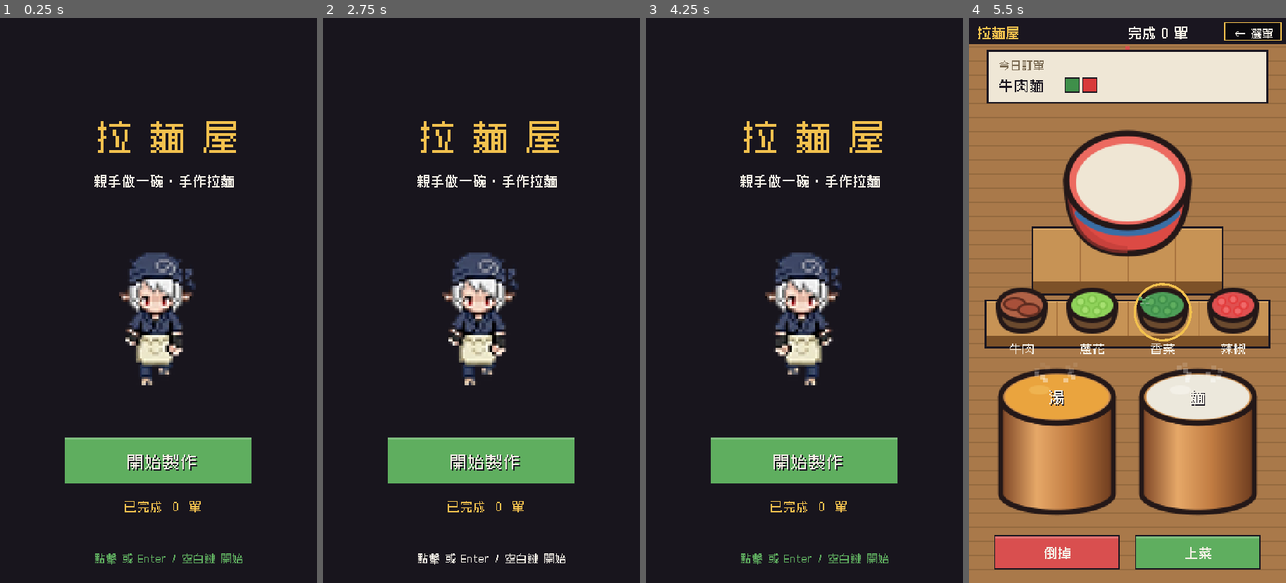
Above: before the commit, frames 1-4 (left to right).
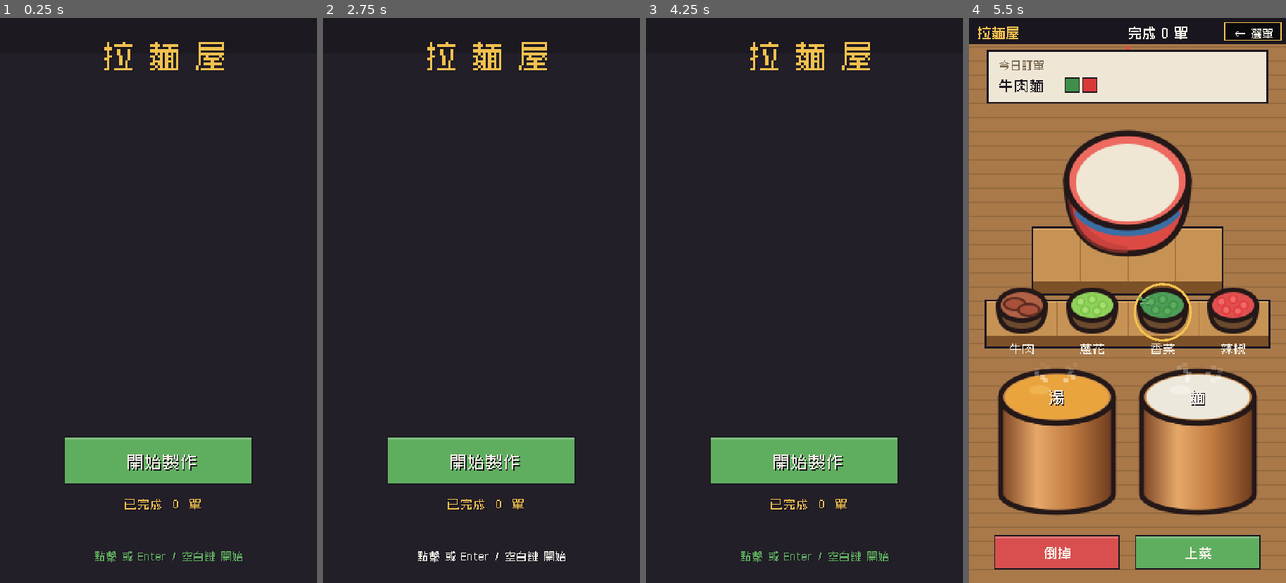
Above: after the commit, the same moments.

Repository: meloalright/ramen-ya
Game: Godot game, scene res://scenes/Menu.tscn
The game is run twice, just before and just after one commit, with the same random seed, the same clock (stepped at 60 frames per second) and the same inputs.
Inputs (mouse positions are in pixels of both pictures, inside the frame that each line leads up to):
- Up to frame 1 (0.25 s): no input
- Up to frame 2 (2.75 s): tap Enter at 0.5 s; move the mouse to (551, 272) at 0.52 s; hold D 0.53-1.25 s; tap M at 0.6, 2.1 s; click (551, 272) at 0.67 s; tap Space at 0.77, 1.25 s; tap E at 0.8, 2.3 s; drag from (418, 328) to (465, 413) at 1.27 s; move the mouse to (513, 176) at 2.02 s; hold D from 2.03 s (still down)
- Up to frame 3 (4.25 s): release D at 2.75 s; drag from (788, 413) to (709, 215) at 2.77 s; tap Enter at 3.5, 3.6 s; move the mouse to (899, 385) at 3.52 s; hold A from 3.53 s (still down); tap Space at 3.77 s; tap E at 3.8 s; tap Escape at 4.15 s
- Up to frame 4 (5.5 s): release A at 4.25 s; drag from (1032, 215) to (1079, 159) at 4.27 s; move the mouse to (1143, 300) at 5.02 s; hold S from 5.03 s (still down); tap E at 5.1 s; click (1143, 300) at 5.17 s

The runs differ from the first frame. In frame 1, 5.4% of the frame differs, in the area x 29-77%, y 4-97%; in frame 2, 5.4%; in frame 3, 5.4%; in frame 4, nothing differs.

Commit message:
feat(menu): replace the cover with a real cashier counter scene
New cashier.png backdrop — noren shop sign, paper lanterns, a hanging
menu/price board, a wooden counter with a cash register and a maneki-neko
lucky cat. Menu now uses it as the full cover: shop name on the noren, start
button + progress on the counter front; dropped the old chef + stall backdrop.

Co-Authored-By: Claude Opus 4.8 (1M context) <noreply@anthropic.com>

Diff:
--- a/scripts/Menu.gd
+++ b/scripts/Menu.gd
@@ -32,7 +32,9 @@
 	font = _make_font()
 	if ResourceLoader.exists("res://assets/chef_sheet.png"):
 		chef_tex = load("res://assets/chef_sheet.png")
-	if ResourceLoader.exists("res://assets/env/ramen_stall.png"):
+	if ResourceLoader.exists("res://assets/env/cashier.png"):
+		stall_tex = load("res://assets/env/cashier.png")
+	elif ResourceLoader.exists("res://assets/env/ramen_stall.png"):
 		stall_tex = load("res://assets/env/ramen_stall.png")
 	if Game.has_save():
 		Game.load_game()        # pre-load so the menu can show the saved coins
@@ -74,25 +76,19 @@
 # =====================================================================
 func _draw() -> void:
 	draw_rect(Rect2(0, 0, W, H), COL_BG)
-	# stall art as a faint full-width backdrop
+	# the cashier counter as the full cover (art is exactly 2x the menu size)
 	if stall_tex != null:
-		var sw := float(W)
-		var sh := sw * stall_tex.get_height() / float(stall_tex.get_width())
-		draw_texture_rect(stall_tex, Rect2(0, (H - sh) / 2.0, sw, sh), false, Color(1, 1, 1, 0.4))
-	draw_rect(Rect2(0, 0, W, H), Color(0.07, 0.06, 0.09, 0.62))
+		draw_texture_rect(stall_tex, Rect2(0, 0, W, H), false)
+	# faint darkening top & bottom so the overlaid text reads cleanly
+	draw_rect(Rect2(0, 0, W, 30), Color(0, 0, 0, 0.18))
 
-	# title
-	_ctext("拉 麵 屋", Vector2(135, 110), 30, COL_YELLOW)
-	_ctext("親手做一碗 · 手作拉麵", Vector2(135, 142), 11, COL_WHITE)
+	# shop name on the noren
+	_ctext("拉 麵 屋", Vector2(135, 40), 26, COL_YELLOW)
 
-	# walking chef, centered
-	_draw_chef(Vector2(135, 312), 120)
-
-	# start button + progress
+	# start button + progress (on the counter front)
 	_button(NEW_RECT, "開始製作", COL_GREEN, true)
-	_ctext("已完成  " + str(Game.high_score) + "  單", Vector2(135, 418), 10, COL_YELLOW)
-
-	_ctext("點擊 或 Enter / 空白鍵 開始", Vector2(135, 462), 9,
+	_ctext("已完成  " + str(Game.high_score) + "  單", Vector2(135, 416), 10, COL_YELLOW)
+	_ctext("點擊 或 Enter / 空白鍵 開始", Vector2(135, 460), 9,
 		COL_GREEN if int(blink * 2.0) % 2 == 0 else COL_WHITE)
 
 
